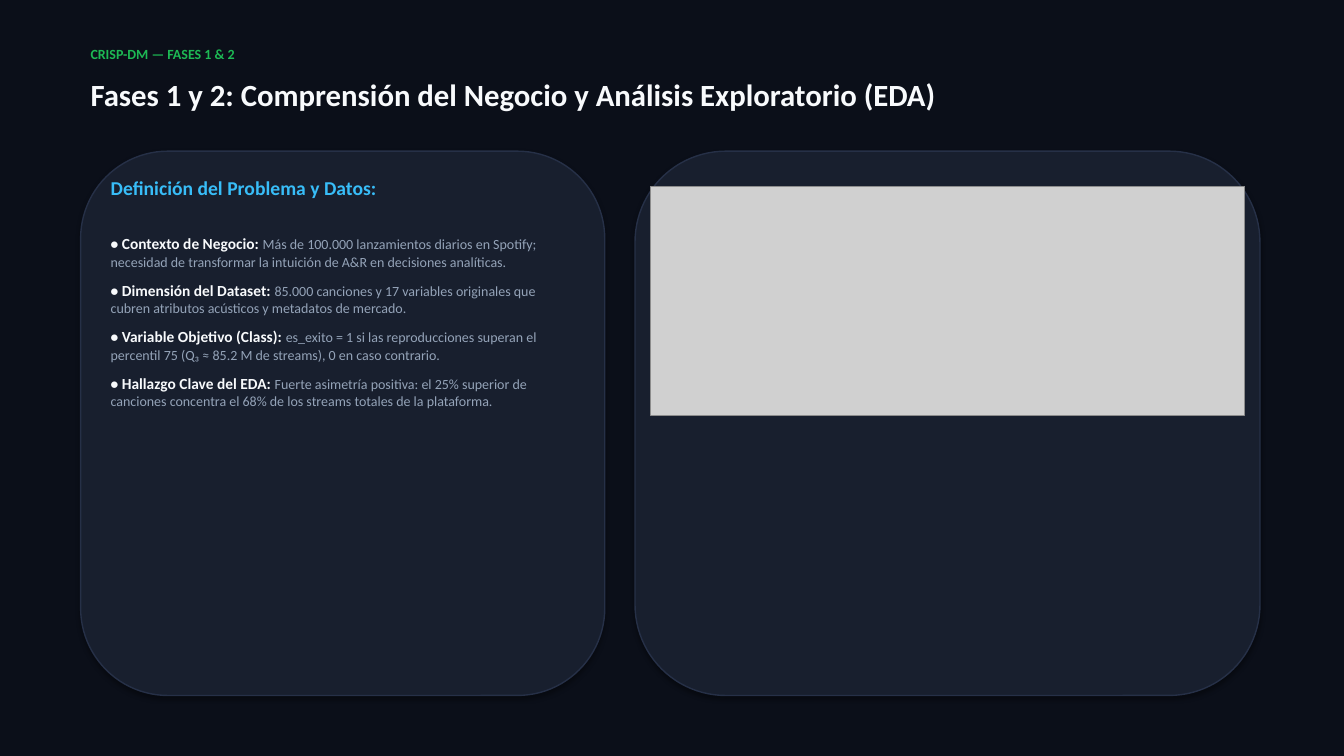
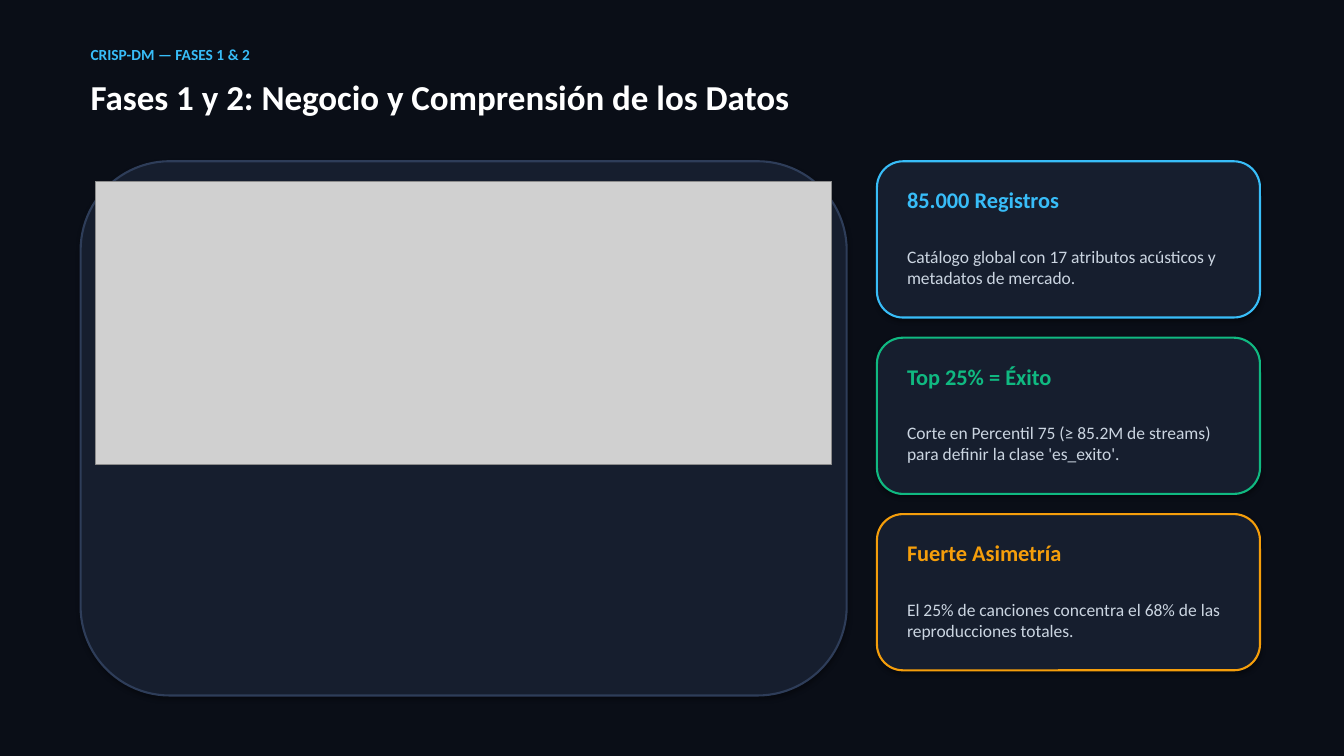
Before and after one commit to mkinaa/MineriaDatos, a slide deck: slide 2 of docs/PRESENTACION_PROYECTO_CRISP_DM.pptx. Drawn at 1344x756 pixels with LibreOffice and Linux fonts; fonts in the diff are those of the drawing; grey boxes stand for pictures. Boxes give left, top, right and bottom in pixels: in the first picture for what was removed or moved away, otherwise in the second. Text is boxed around its words. In the diff, an @@ line names an element or a change of style, - is before the commit and + after.

Commit message:
style: rediseño visual de presentaciones pptx con letras grandes y sintesis ejecutiva

```diff
--- a/docs/PRESENTACION_PROYECTO_CRISP_DM.pptx
+++ b/docs/PRESENTACION_PROYECTO_CRISP_DM.pptx
@@ rectangle at (0, 0, 1344, 756): fill #0B0F19 to #0A0E17 @@
@@ text "CRISP-DM — FASES 1 & ..." at (91, 50, 250, 60): size 10 to 11 pt, text colour #1DB954 to #38BDF8 @@
@@ text at (91, 85, 789, 116): text changed; size 22 to 25 pt; text colour #F8FAFC to #FFFFFF @@
-Fases 1 y 2: Comprensión del Negocio y Análisis Exploratorio (EDA)
+Fases 1 y 2: Negocio y Comprensión de los Datos
@@ rounded rectangle: place and size @@
-rounded rectangle at (81, 151, 605, 696)
+rounded rectangle at (81, 161, 847, 696)
@@ rounded rectangle at (81, 161, 847, 696): fill #181F2E to #161E2E; outline #263047 1 pt to #2E3D59 1.5 pt @@
@@ rounded rectangle: place and size @@
-rounded rectangle at (635, 151, 1260, 696)
+rounded rectangle at (877, 161, 1260, 318)
@@ rounded rectangle at (877, 161, 1260, 318): fill #181F2E to #161E2E; outline #263047 1 pt to #38BDF8 1.5 pt @@
@@ picture: place and size @@
-picture at (650, 187, 1245, 415)
+picture at (96, 181, 832, 465)
@@ text removed at (111, 181, 536, 408) @@
-Definición del Problema y Datos:
-• Contexto de Negocio: Más de 100.000 lanzamientos diarios en Spotify; necesidad de transformar la intuición de A&R en decisiones analíticas.
-• Dimensión del Dataset: 85.000 canciones y 17 variables originales que cubren atributos acústicos y metadatos de mercado.
-• Variable Objetivo (Class): es_exito = 1 si las reproducciones superan el percentil 75 (Q₃ ≈ 85.2 M de streams), 0 en caso contrario.
-• Hallazgo Clave del EDA: Fuerte asimetría positiva: el 25% superior de canciones concentra el 68% de los streams totales de la plataforma.
@@ text added at (907, 192, 1216, 284), 12.5 pt, text #CBD5E1 @@
+85.000 Registros
+Catálogo global con 17 atributos acústicos y metadatos de mercado.
@@ rounded rectangle added at (877, 338, 1260, 494), fill #161E2E, outline #10B981 1.5 pt @@
@@ text added at (907, 366, 1211, 463), 12.5 pt, text #CBD5E1 @@
+Top 25% = Éxito
+Corte en Percentil 75 (≥ 85.2M de streams) para definir la clase 'es_exito'.
@@ rounded rectangle added at (877, 514, 1260, 670), fill #161E2E, outline #F59E0B 1.5 pt @@
@@ text added at (907, 545, 1220, 640), 12.5 pt, text #CBD5E1 @@
+Fuerte Asimetría
+El 25% de canciones concentra el 68% de las reproducciones totales.
```
Also in this commit, not shown: 7 other slides changed, 2 other files.
